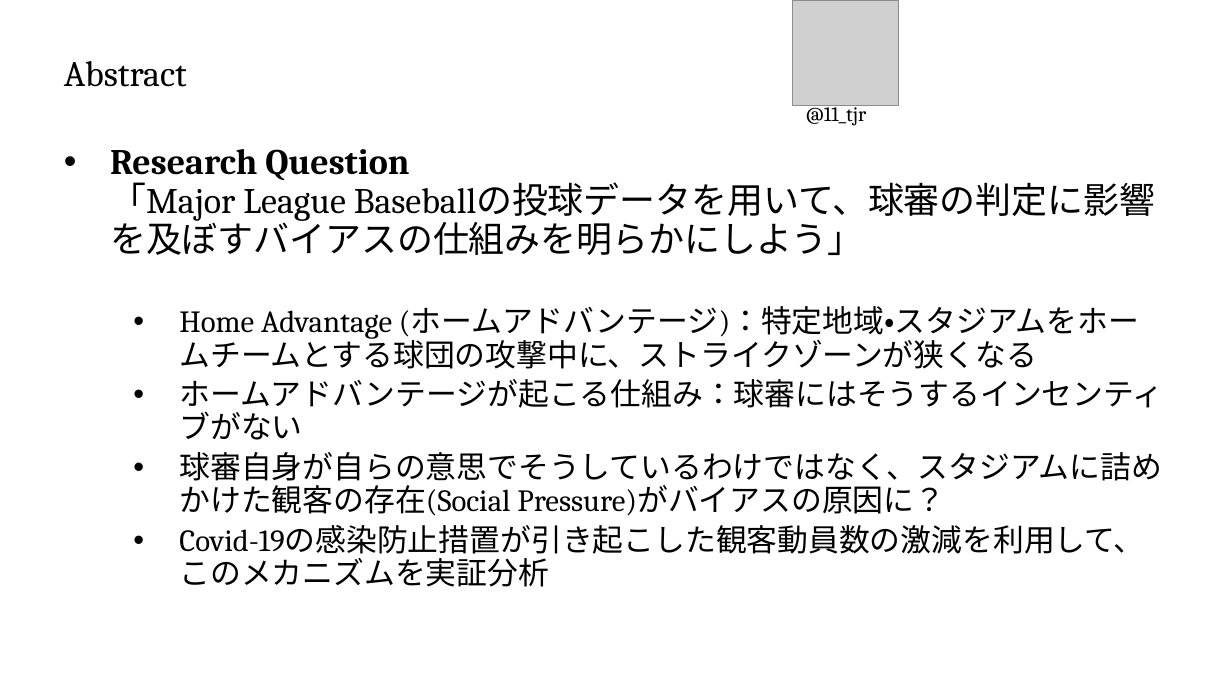
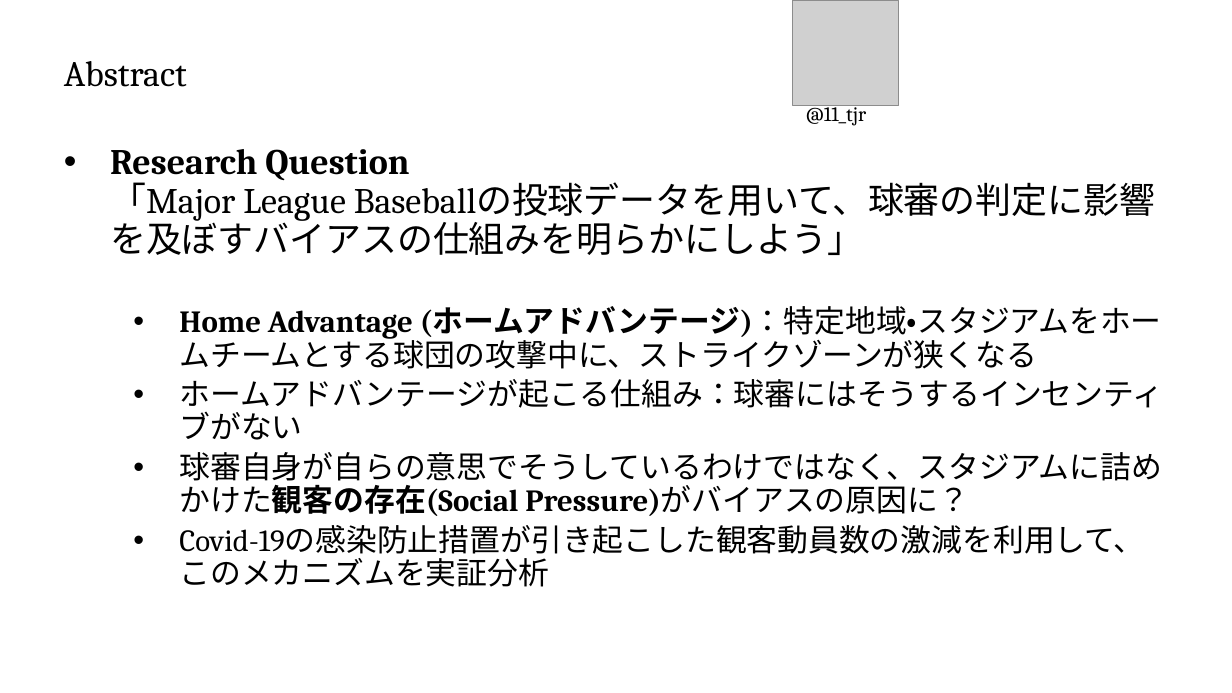
Before and after one commit to T-Reio/ballgame_analysis, a slide deck: slide 3 of slides/spoana13.pptx. Drawn at 1232x693 pixels with LibreOffice and Linux fonts; fonts in the diff are those of the drawing; grey boxes stand for pictures; background and template pictures are left out. Boxes give left, top, right and bottom in pixels: in the first picture for what was removed or moved away, otherwise in the second. Text is boxed around its words. In the diff, an @@ line names an element or a change of style, - is before the commit and + after.

```diff
--- a/slides/spoana13.pptx
+++ b/slides/spoana13.pptx
@@ text at <box>179,306,1162,516</box>: bold on in "Home Advantage (ホームアドバンテージ)：特定地域・スタジアムをホームチームとする球団の攻撃中に、ストライ ...", "球審自身が自らの意思でそうしているわけではなく、スタジアムに詰めかけた観客の存在(Social Pressure)がバイ ..." @@
```
Also in this commit, not shown: 7 other slides changed, 1 other file.
